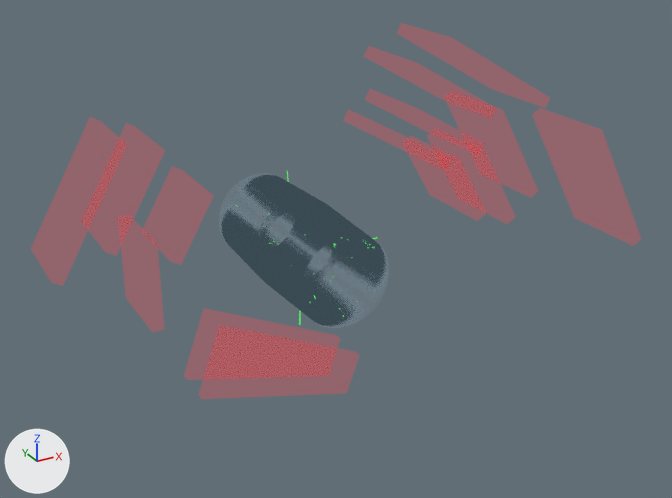
The glTF model static/events/5.glb, before and after one commit.
Both versions are drawn from a camera (50 mm lens) standing at (-12.01, -24.28, 11.74) and looking at (0.0, -2.44, 0.82). The axes (+X, +Y, +Z) are drawn at lower left. The lights are the same throughout. Where no turn or scale is listed for an object, it has been applied to the vertices. Vertices at the same position are counted once.

Objects in the first picture: 'MuonChambers_V1.001'.
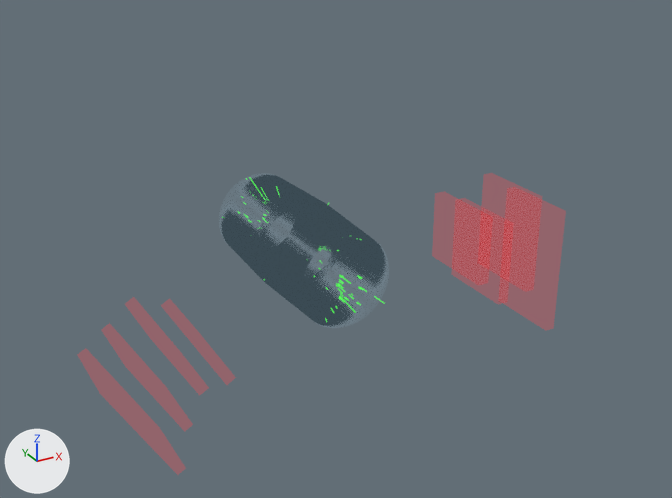
Pixel boxes (x1, y1, x2, y2) of what changed, in the pictures (672 x 498 px; the box of a moved part takes in the faces that stretch with it):
'MuonChambers_V1.001', recoloured, reshaped (20% narrower, 20% shorter)
    before: (31, 23, 641, 399)
    after: (77, 173, 566, 475)
'EERecHits_V2.001', added
    after: (314, 239, 385, 313)
part 1 of me_mesh_739, moved or reshaped
    before: (88, 123, 165, 256)
    after: (161, 298, 236, 385)
part 2 of me_mesh_739, moved or reshaped
    before: (143, 166, 214, 265)
    after: (125, 297, 209, 395)
part 3 of me_mesh_739, moved or reshaped
    before: (31, 117, 127, 286)
    after: (101, 323, 193, 431)
part 4 of me_mesh_739, moved or reshaped
    before: (408, 136, 486, 221)
    after: (432, 192, 493, 286)
part 5 of me_mesh_739, moved or reshaped
    before: (427, 133, 516, 224)
    after: (451, 198, 514, 305)
part 6 of me_mesh_739, moved or reshaped
    before: (446, 101, 538, 198)
    after: (481, 173, 542, 292)
part 7 of me_mesh_739, moved or reshaped
    before: (397, 23, 550, 108)
    after: (503, 200, 566, 331)
part 8 of me_mesh_739, deleted (brown)
    before: (121, 46, 641, 399)
part 9 of me_mesh_739, added (brown)
    after: (77, 348, 186, 475)

What changed in the scene script:
```text
Add mat_material_753:
    mat_material_753 = bpy.data.materials.new('Material_753')
    # nodes: BsdfTransparent, Emission, LightPath, MixShader, OutputMaterial
    # colours: red #ff0000
Add mat_material_751:
    mat_material_751 = bpy.data.materials.new('Material_751')
    # nodes: BsdfTransparent, Emission, LightPath, MixShader, OutputMaterial
    # colours: green #59ff59
Change me_mesh_739:
    used by ob_muonchambers_v1_001; location = (0.0, 0.0, 0.0)
    remove me_mesh_739.from_pydata(...)  # 112 vertices, 168 faces; spans x -7.9..7.9, y -9.3..1.3, z -1.1..6.9
    remove me_mesh_739.materials.append(mat_material_739)
    add me_mesh_739.from_pydata(...)  # 64 vertices, 96 faces; spans x -7.0..7.4, y -3.9..1.3, z -6.2..1.8
    me_mesh_739 part 1: the loose piece of 8 vertices spanning x -6.4..-4.5, y -1.3..1.3, z 1.4..4.3 is scaled about its middle by (0.705, -1, -0.691), then moved by (1.9, 0.0, -5.4), in mat_material_753
    me_mesh_739 part 2: the loose piece of 8 vertices spanning x -4.6..-3.2, y -1.2..1.3, z 0.8..2.8 is scaled about its middle by (1.21, -1, -1.22), then moved by (-0.6, 0.0, -4.2), in mat_material_753
    me_mesh_739 part 3: the loose piece of 8 vertices spanning x -7.9..-5.5, y -1.3..1.3, z 0.9..4.7 is scaled about its middle by (0.764, -1, -0.759), then moved by (1.5, 0.0, -6.1), in mat_material_753
    me_mesh_739 part 4: the loose piece of 8 vertices spanning x 2.8..4.2, y -3.9..-1.4, z 1.5..3.5 is turned 30.2 degrees about the y axis through the mesh origin, in mat_material_753
    me_mesh_739 part 5: the loose piece of 8 vertices spanning x 3.7..5.4, y -3.9..-1.4, z 1.1..3.6 is turned 30.1 degrees about the y axis through the mesh origin, in mat_material_753
    me_mesh_739 part 6: the loose piece of 8 vertices spanning x 4.3..6.2, y -3.9..-1.4, z 1.8..4.7 is turned 30.1 degrees about the y axis through the mesh origin, in mat_material_753
    me_mesh_739 part 7: the loose piece of 8 vertices spanning x 2.5..6.3, y -3.9..-1.4, z 4.6..6.9 is turned 60.1 degrees about the y axis through the mesh origin, in mat_material_753
    me_mesh_739 part 8: 7 loose pieces with 56 vertices, spanning x -6.8..7.9, y -9.3..1.3, z -1.1..6.4, are deleted
    me_mesh_739 part 9: 8 vertices added at x -7.0..-4.6, y -1.3..1.2, z -6.2..-2.5
    add me_mesh_739.materials.append(mat_material_753)
Add me_mesh_751:
    me_mesh_751.from_pydata(...)  # 544 vertices, 816 faces; spans x -1.15..1.06, y -4.18..3.96, z -1.03..1.36
    me_mesh_751.materials.append(mat_material_751)
Add ob_eerechits_v2_001:
    ob_eerechits_v2_001 = bpy.data.objects.new('EERecHits_V2.001', me_mesh_751)
    ob_eerechits_v2_001.location = (0.0, 0.0, 0.0)
```
